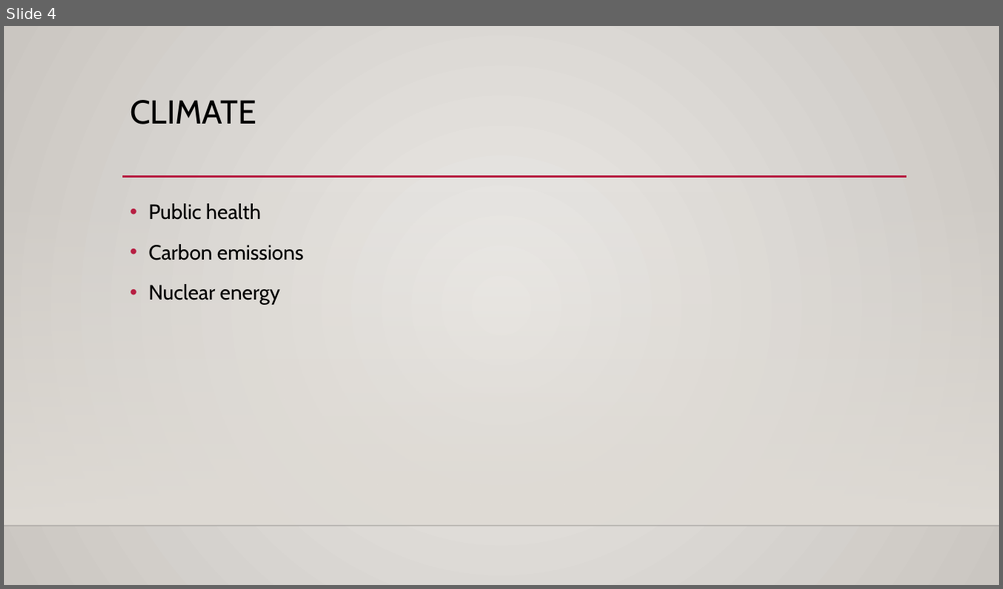
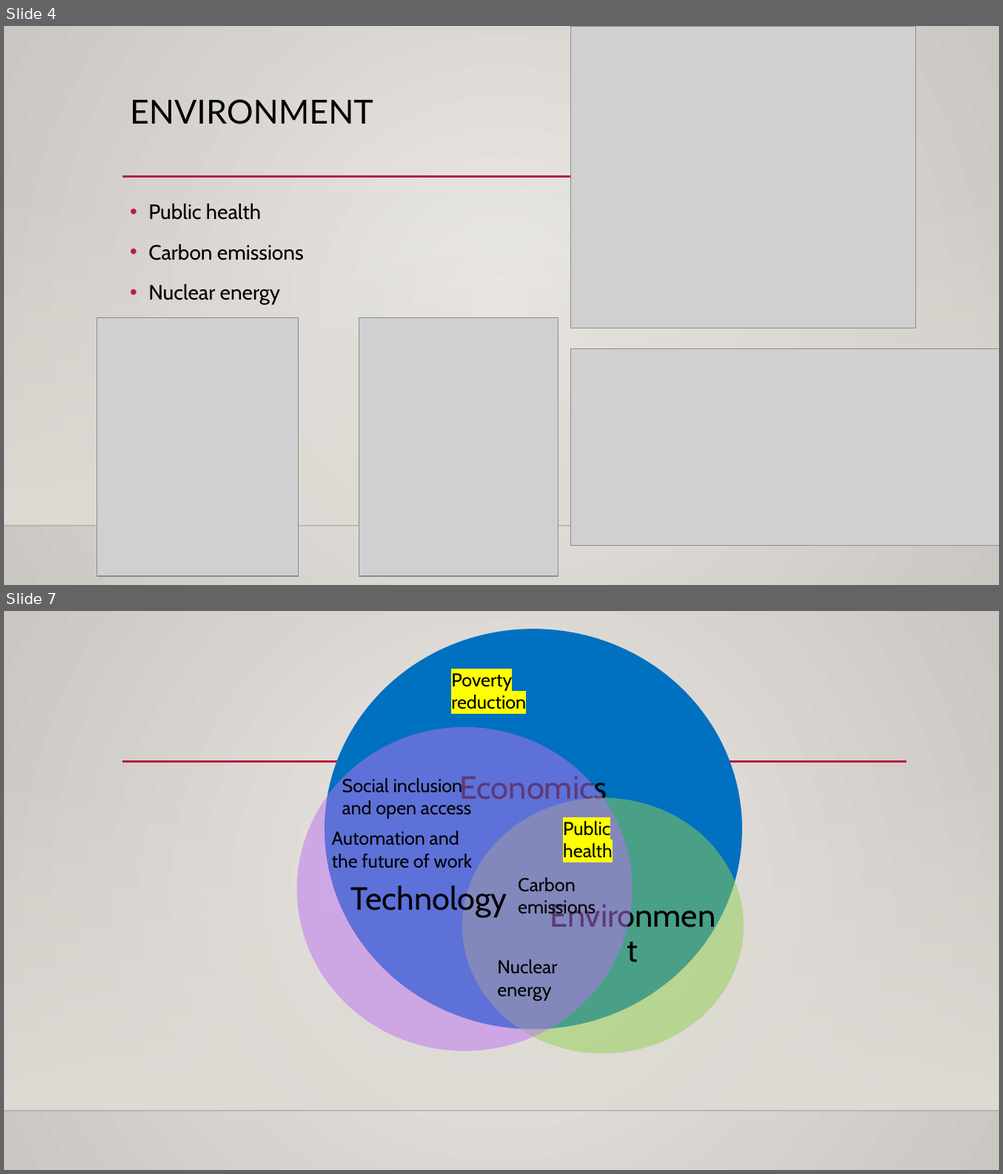
Before and after one commit to odellus/thinktank, a slide deck: MyThinkTank.pptx. Shown one above the other, each under a label of ours: slide 4 before the commit, slides 4 and 7 after it; the slides between them are not shown. The pictures are 1003x589 and 1003x1174 pixels, drawn with LibreOffice and Linux fonts; fonts in the diff are those of the drawing; grey boxes stand for pictures; background and template pictures are left out. Boxes give left, top, right and bottom in pixels: in the first picture for what was removed or moved away, otherwise in the second. Text is boxed around its words. In the diff, an @@ line names an element or a change of style, - is before the commit and + after.

```diff
--- a/MyThinkTank.pptx
+++ b/MyThinkTank.pptx
@@ slide 7 added at <box>4,611,999,1170</box>, background gradient #ECEAE7 to #CAC7C1; not listed: 3 template elements that a slide beside it also shows @@
@@ text added at <box>451,673,526,709</box>, 18 pt, text #000000 @@
+Poverty reduction
@@ text added at <box>342,777,471,819</box>, 18 pt, text #000000 @@
+Social inclusion and open access
@@ text added at <box>332,831,472,869</box>, 18 pt, text #000000 @@
+Automation and the future of work
@@ text added at <box>563,821,612,858</box>, 18 pt, text #000000 @@
+Public
+health
@@ group added at <box>297,629,743,1054</box>: 3 ellipses, 3 texts @@
+Economics
+Environment
+Technology
@@ text added at <box>518,877,595,918</box>, 18 pt, text #000000 @@
+Carbon
+emissions
@@ text added at <box>497,960,557,1001</box>, 18 pt, text #000000 @@
+Nuclear
+energy
@@ slide 4 changed as well @@
@@ picture added at <box>571,26,916,328</box> @@
@@ title at <box>130,99,373,124</box>: text changed; font Cabin to Lato @@
-CLIMATE
+ENVIRONMENT
@@ picture added at <box>96,318,298,577</box> @@
@@ picture added at <box>359,318,558,577</box> @@
@@ picture added at <box>571,349,999,546</box> @@
```
Also in this commit, not shown: 4 other slides changed, 1 other slide added.
